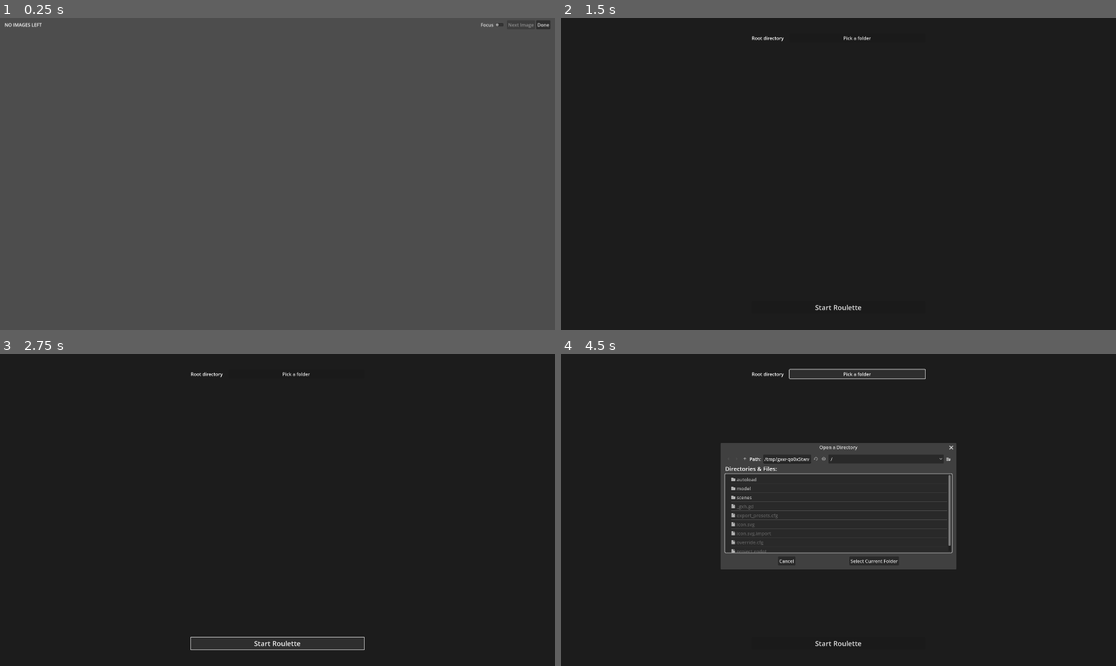
Above: before the commit, frames 1-4 (two rows, left to right).
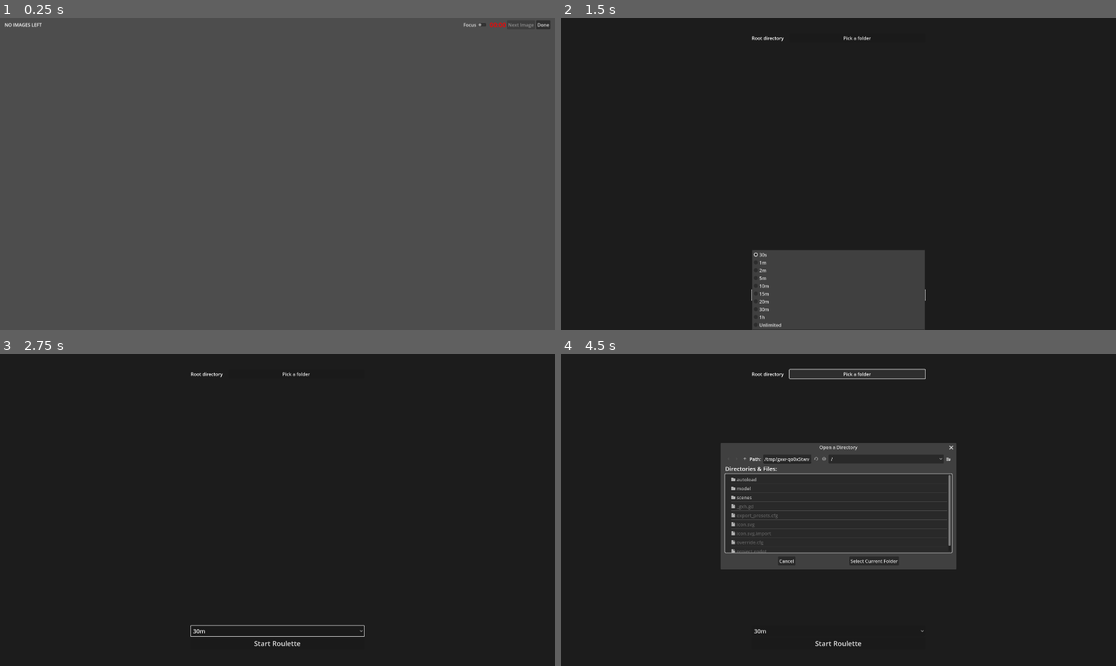
Above: after the commit, the same moments.

Repository: tsraveling/art-roulette
Game: Godot game, scene res://scenes/roulette/RouletteScene.tscn
The game is run twice, just before and just after one commit, with the same random seed, the same clock (stepped at 60 frames per second) and the same inputs. This scene is started directly instead of the project's main scene.
Inputs (mouse positions are in pixels of both pictures, inside the frame that each line leads up to):
- Up to frame 1 (0.25 s): no input
- Up to frame 2 (1.5 s): click "Done" at 0.5 s; click (838, 295) at 1.25 s, where only the run after the commit has a clickable "30s"
- Up to frame 3 (2.75 s): click "Start Roulette" at 2 s
- Up to frame 4 (4.5 s): click (838, 631) at 2.75 s, where only the run after the commit has a clickable "30m"; click "Start Roulette" at 3.5 s; click "Pick a folder" at 4.25 s

The runs differ from the first frame. In frame 1, less than 0.1% of the frame differs, in the area x 83-92%, y 1-4%; in frame 2, 7.8%, in the area x 34-66%, y 74-100%; in frame 3, 0.4%; in frame 4, less than 0.1%.

Commit message:
Basically v1 done

Diff:
--- /dev/null
+++ b/autoload/TimeManager.gd
@@ -0,0 +1,39 @@
+extends Node
+
+const HALF_MIN = 0
+const ONE_MIN = 1
+const TWO_MIN = 2
+const FIVE_MIN = 3
+const TEN_MIN = 4
+const FIFTEEN_MIN = 5
+const TWENTY_MIN = 6
+const THIRTY_MIN = 7
+const ONE_HOUR = 8
+const UNLIMITED = 9
+
+var selected_duration: int
+
+func time_in_seconds(amt: int) -> float:
+	match amt:
+		HALF_MIN:
+			return 30
+		ONE_MIN:
+			return 60
+		TWO_MIN:
+			return 120
+		FIVE_MIN:
+			return 300
+		TEN_MIN:
+			return 600
+		FIFTEEN_MIN:
+			return 900
+		TWENTY_MIN:
+			return 1200
+		THIRTY_MIN:
+			return 1800
+		ONE_HOUR:
+			return 3600
+		UNLIMITED:
+			return -1  # Will disable timer
+		_:
+			return -1  # Unlimited if anything is unhandled
--- a/project.godot
+++ b/project.godot
@@ -18,6 +18,7 @@
 [autoload]
 
 FileBrowser="*res://autoload/FileBrowser.gd"
+TimeManager="*res://autoload/TimeManager.gd"
 
 [display]
 
--- a/scenes/roulette/RouletteScene.gd
+++ b/scenes/roulette/RouletteScene.gd
@@ -4,6 +4,8 @@
 @onready var image_count_label := $VerticalLayout/MarginContainer/ToolBar/ImageCountLabel
 @onready var current_path_label := $VerticalLayout/MarginContainer/ToolBar/CurrentPathLabel
 @onready var next_button := $VerticalLayout/MarginContainer/ToolBar/NextButton
+@onready var timer_label := $VerticalLayout/MarginContainer/ToolBar/TimerLabel
+@onready var timer := $Timer
 
 # STUB: On pick, pop the picked image and put it in a "done" array
 # STUB: Add timers
@@ -18,14 +20,21 @@
 		next_button.disabled = true
 		return
 
+	# Show the number remaining
 	image_count_label.text = "%d / %d left" % [FileBrowser.image_paths.size(), FileBrowser.total_images_loaded]
 
+	# Load the image
 	var disp_path = image_path.replace(FileBrowser.root_directory, "")
 	var image = Image.load_from_file(image_path)
 	if image != null:
 		var texture = ImageTexture.create_from_image(image)
 		image_rect.texture = texture
 		current_path_label.text = disp_path
+
+	# Start the timer
+	if TimeManager.selected_duration != TimeManager.UNLIMITED:
+		timer.wait_time = TimeManager.time_in_seconds(TimeManager.selected_duration)
+		timer.start()
 
 # Called when the node enters the scene tree for the first time.
 func _ready():
@@ -36,7 +45,15 @@
 	if Input.is_action_just_pressed("skip"):
 		get_next()
 
+	if TimeManager.selected_duration != TimeManager.UNLIMITED:
+		var time_left = timer.time_left
+		var minutes = int(time_left / 60)
+		var seconds = int(time_left) - (minutes * 60)
+		timer_label.text = "%02d:%02d" % [minutes, seconds]
+		timer_label.modulate = Color.GREEN_YELLOW if time_left > 15.0 else Color.RED
+
 func _on_done_button_pressed():
+	DisplayServer.window_set_mode(DisplayServer.WINDOW_MODE_WINDOWED)
 	get_tree().change_scene_to_file("res://scenes/setup/SetupScene.tscn")
 
 func _on_next_button_pressed():
@@ -45,3 +62,7 @@
 
 func _on_focus_button_toggled(button_pressed):
 	DisplayServer.window_set_mode(DisplayServer.WINDOW_MODE_FULLSCREEN if button_pressed else DisplayServer.WINDOW_MODE_WINDOWED)
+
+
+func _on_timer_timeout():
+	get_next()
--- a/scenes/roulette/RouletteScene.tscn
+++ b/scenes/roulette/RouletteScene.tscn
@@ -41,7 +41,13 @@
 
 [node name="FocusButton" type="CheckButton" parent="VerticalLayout/MarginContainer/ToolBar"]
 layout_mode = 2
+focus_mode = 0
 text = "Focus"
+
+[node name="TimerLabel" type="Label" parent="VerticalLayout/MarginContainer/ToolBar"]
+layout_mode = 2
+theme_override_font_sizes/font_size = 22
+text = "~"
 
 [node name="NextButton" type="Button" parent="VerticalLayout/MarginContainer/ToolBar"]
 layout_mode = 2
@@ -57,6 +63,9 @@
 expand_mode = 1
 stretch_mode = 5
 
+[node name="Timer" type="Timer" parent="."]
+
 [connection signal="toggled" from="VerticalLayout/MarginContainer/ToolBar/FocusButton" to="." method="_on_focus_button_toggled"]
 [connection signal="pressed" from="VerticalLayout/MarginContainer/ToolBar/NextButton" to="." method="_on_next_button_pressed"]
 [connection signal="pressed" from="VerticalLayout/MarginContainer/ToolBar/DoneButton" to="." method="_on_done_button_pressed"]
+[connection signal="timeout" from="Timer" to="." method="_on_timer_timeout"]
--- a/scenes/setup/SetupScene.gd
+++ b/scenes/setup/SetupScene.gd
@@ -3,12 +3,14 @@
 @onready var root_dir_picker := $RootDirectoryPicker
 @onready var root_dir_button := $VerticalLayout/RootDirSelector/RootDirectoryButton
 @onready var folder_list := $VerticalLayout/ScrollContainer/VBoxContainer/FolderList
+@onready var duration_select := $VerticalLayout/OptionButton
 
 var folder_item = preload("res://scenes/setup/folder_item.tscn")
 
 # Called when the node enters the scene tree for the first time.
 func _ready():
 	root_dir_button.text = FileBrowser.root_directory
+	duration_select.selected = TimeManager.selected_duration
 	refresh_list()
 
 func _on_root_directory_button_pressed():
@@ -38,3 +40,7 @@
 		return
 	FileBrowser.load_active_images()
 	get_tree().change_scene_to_file("res://scenes/roulette/RouletteScene.tscn")
+
+
+func _on_option_button_item_selected(index):
+	TimeManager.selected_duration = index
--- a/scenes/setup/SetupScene.tscn
+++ b/scenes/setup/SetupScene.tscn
@@ -63,6 +63,32 @@
 [node name="FolderItem" parent="VerticalLayout/ScrollContainer/VBoxContainer/FolderList" instance=ExtResource("2_6l3o5")]
 layout_mode = 2
 
+[node name="OptionButton" type="OptionButton" parent="VerticalLayout"]
+layout_mode = 2
+theme_override_font_sizes/font_size = 20
+item_count = 10
+selected = 2
+popup/item_0/text = "30s"
+popup/item_0/id = 0
+popup/item_1/text = "1m"
+popup/item_1/id = 1
+popup/item_2/text = "2m"
+popup/item_2/id = 2
+popup/item_3/text = "5m"
+popup/item_3/id = 3
+popup/item_4/text = "10m"
+popup/item_4/id = 4
+popup/item_5/text = "15m"
+popup/item_5/id = 5
+popup/item_6/text = "20m"
+popup/item_6/id = 6
+popup/item_7/text = "30m"
+popup/item_7/id = 7
+popup/item_8/text = "1h"
+popup/item_8/id = 8
+popup/item_9/text = "Unlimited"
+popup/item_9/id = 9
+
 [node name="StartButton" type="Button" parent="VerticalLayout"]
 layout_mode = 2
 theme_override_font_sizes/font_size = 24
@@ -75,5 +101,6 @@
 access = 2
 
 [connection signal="pressed" from="VerticalLayout/RootDirSelector/RootDirectoryButton" to="." method="_on_root_directory_button_pressed"]
+[connection signal="item_selected" from="VerticalLayout/OptionButton" to="." method="_on_option_button_item_selected"]
 [connection signal="pressed" from="VerticalLayout/StartButton" to="." method="_on_start_button_pressed"]
 [connection signal="dir_selected" from="RootDirectoryPicker" to="." method="_on_root_directory_picker_dir_selected"]
